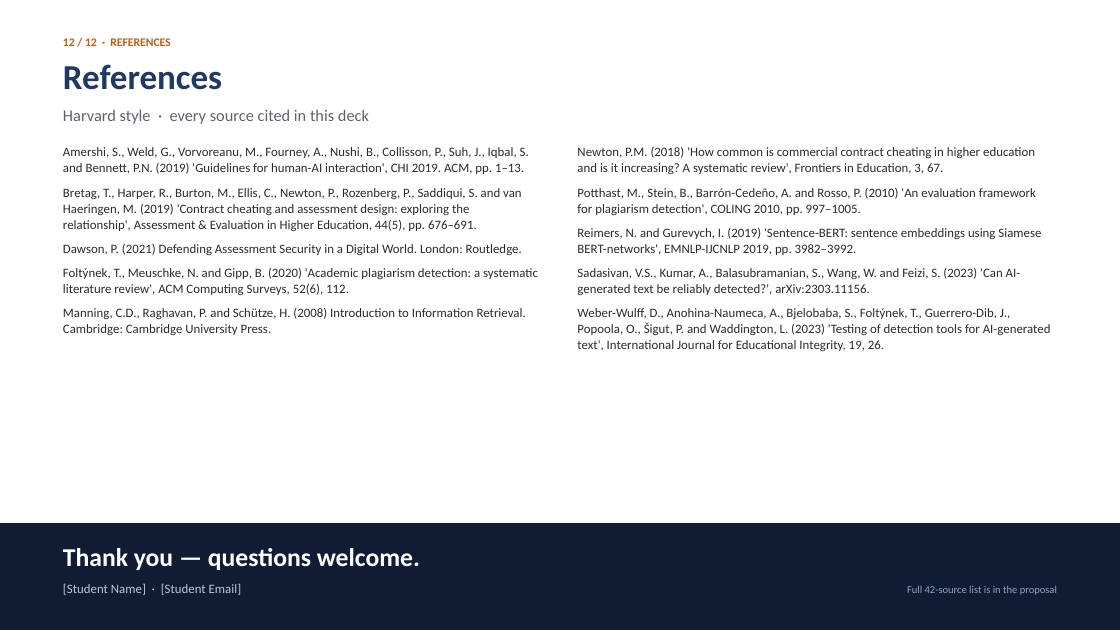
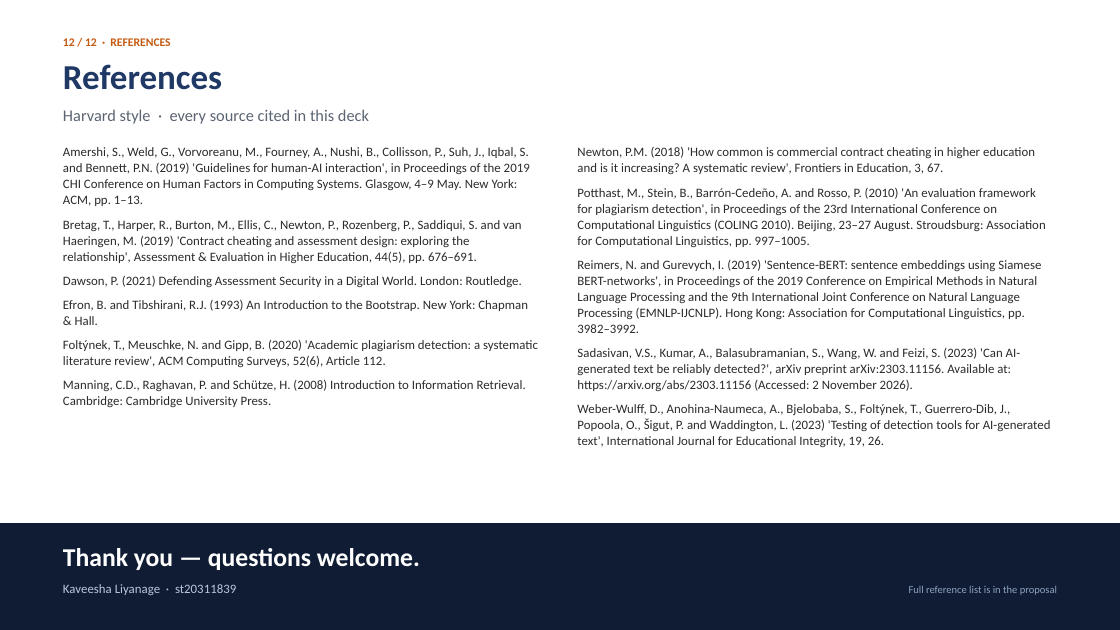
Before and after one commit to kaveeshaliyanage/examguard, a slide deck: slide 12 of docs/ExamGuard-Project-Proposal-Presentation.pptx. Drawn at 1120x630 pixels with LibreOffice and Linux fonts; fonts in the diff are those of the drawing. Boxes give left, top, right and bottom in pixels: in the first picture for what was removed or moved away, otherwise in the second. Text is boxed around its words. In the diff, an @@ line names an element or a change of style, - is before the commit and + after.

```diff
--- a/docs/ExamGuard-Project-Proposal-Presentation.pptx
+++ b/docs/ExamGuard-Project-Proposal-Presentation.pptx
@@ text at (63,147,530,206): text changed @@
-Amershi, S., Weld, G., Vorvoreanu, M., Fourney, A., Nushi, B., Collisson, P., Suh, J., Iqbal, S. and Bennett, P.N. (2019) 'Guidelines for human-AI interaction', CHI 2019. ACM, pp. 1–13.
+Amershi, S., Weld, G., Vorvoreanu, M., Fourney, A., Nushi, B., Collisson, P., Suh, J., Iqbal, S. and Bennett, P.N. (2019) 'Guidelines for human-AI interaction', in Proceedings of the 2019 CHI Conference on Human Factors in Computing Systems. Glasgow, 4–9 May. New York: ACM, pp. 1–13.
@@ text at (577,188,1045,391): text changed @@
-Potthast, M., Stein, B., Barrón-Cedeño, A. and Rosso, P. (2010) 'An evaluation framework for plagiarism detection', COLING 2010, pp. 997–1005.
-Reimers, N. and Gurevych, I. (2019) 'Sentence-BERT: sentence embeddings using Siamese BERT-networks', EMNLP-IJCNLP 2019, pp. 3982–3992.
-Sadasivan, V.S., Kumar, A., Balasubramanian, S., Wang, W. and Feizi, S. (2023) 'Can AI-generated text be reliably detected?', arXiv:2303.11156.
+Potthast, M., Stein, B., Barrón-Cedeño, A. and Rosso, P. (2010) 'An evaluation framework for plagiarism detection', in Proceedings of the 23rd International Conference on Computational Linguistics (COLING 2010). Beijing, 23–27 August. Stroudsburg: Association for Computational Linguistics, pp. 997–1005.
+Reimers, N. and Gurevych, I. (2019) 'Sentence-BERT: sentence embeddings using Siamese BERT-networks', in Proceedings of the 2019 Conference on Empirical Methods in Natural Language Processing and the 9th International Joint Conference on Natural Language Processing (EMNLP-IJCNLP). Hong Kong: Association for Computational Linguistics, pp. 3982–3992.
+Sadasivan, V.S., Kumar, A., Balasubramanian, S., Wang, W. and Feizi, S. (2023) 'Can AI-generated text be reliably detected?', arXiv preprint arXiv:2303.11156. Available at: https://arxiv.org/abs/2303.11156 (Accessed: 2 November 2026).
@@ text at (63,300,538,367): text changed @@
-Foltýnek, T., Meuschke, N. and Gipp, B. (2020) 'Academic plagiarism detection: a systematic literature review', ACM Computing Surveys, 52(6), 112.
+Efron, B. and Tibshirani, R.J. (1993) An Introduction to the Bootstrap. New York: Chapman & Hall.
+Foltýnek, T., Meuschke, N. and Gipp, B. (2020) 'Academic plagiarism detection: a systematic literature review', ACM Computing Surveys, 52(6), Article 112.
@@ text at (63,584,236,595): text changed @@
-[Student Name] · [Student Email]
+Kaveesha Liyanage · st20311839
@@ text at (909,586,1057,595): text changed @@
-Full 42-source list is in the proposal
+Full reference list is in the proposal
```
Also in this commit, not shown: 10 other slides changed, 10 other files.
